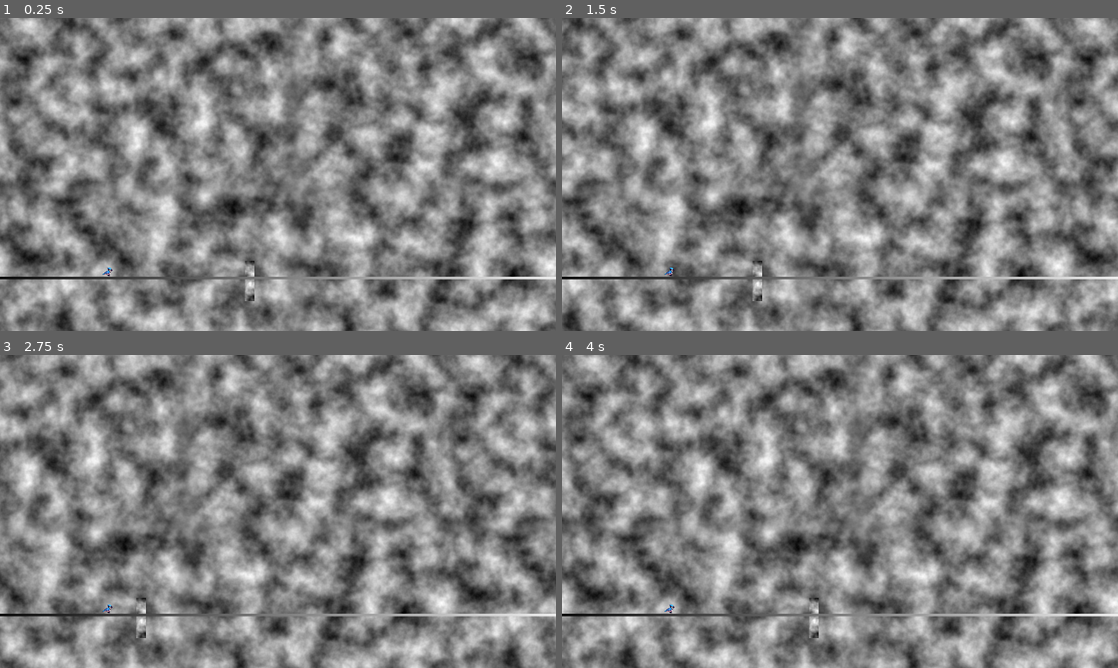
Above: before the commit, frames 1-4 (two rows, left to right).
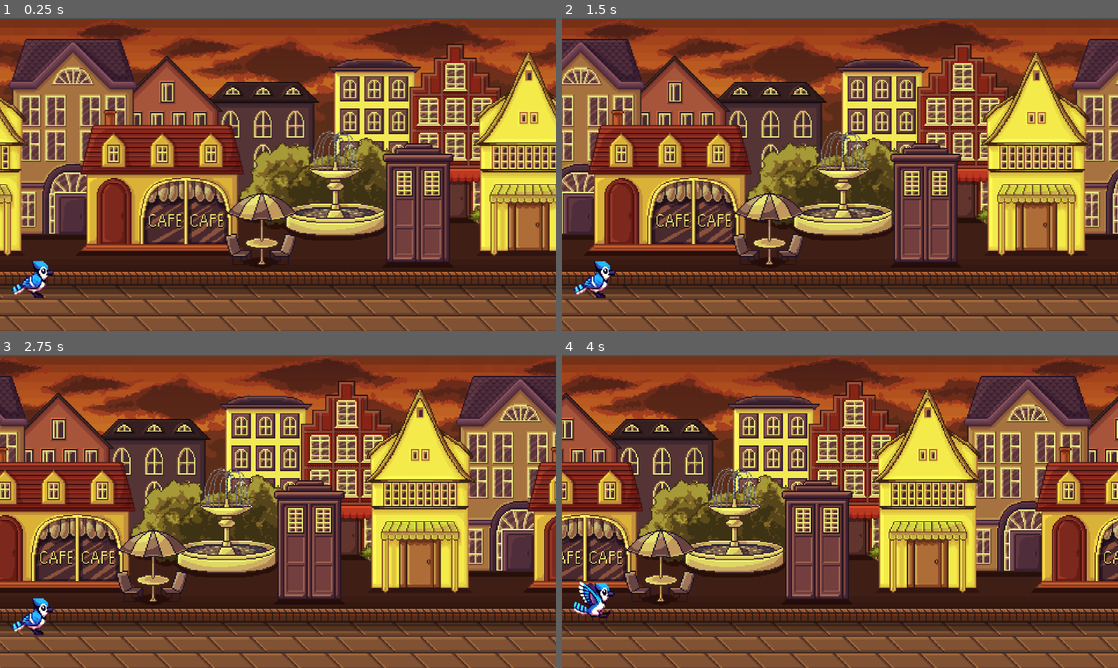
Above: after the commit, the same moments.

Repository: reddign/gamers
Game: Godot game, scene res://main.tscn
The game is run twice, just before and just after one commit, with the same random seed, the same clock (stepped at 60 frames per second) and the same inputs.
Inputs:
- Up to frame 1 (0.25 s): no input
- Up to frame 2 (1.5 s): tap Enter (ui_accept) at 0.5, 0.77 s
- Up to frame 3 (2.75 s): tap Enter (ui_accept) at 1.52 s
- Up to frame 4 (4 s): tap Enter (ui_accept) at 3.02, 3.77 s

The runs differ from the first frame. In frame 1, 99% of the frame differs, in the area x 0-100%, y 0-100%; in frame 2, 99%; in frame 3, 99%; in frame 4, 99%.

Commit message:
adjust start screen, add cat and background in godot, add todos

Diff:
--- a/web_src/games/jayrunner/jayrunner_src/Jay.gd
+++ b/web_src/games/jayrunner/jayrunner_src/Jay.gd
@@ -2,7 +2,7 @@
 
 
 const SPEED = 300.0
-const JUMP_VELOCITY = -400.0
+const JUMP_VELOCITY = -750.0
 
 var game_over = false
 
--- a/web_src/games/jayrunner/jayrunner_src/Obstacles.tscn
+++ b/web_src/games/jayrunner/jayrunner_src/Obstacles.tscn
@@ -1,29 +1,38 @@
 [gd_scene load_steps=6 format=3 uid="uid://bvxcamevtingt"]
 
 [ext_resource type="Script" path="res://obstacle.gd" id="1_njla2"]
+[ext_resource type="Texture2D" uid="uid://cv27qtnjwsdt0" path="res://images/cat1.png" id="2_06qgb"]
+[ext_resource type="Texture2D" uid="uid://bv3j3bpcxr5bd" path="res://images/cat2.png" id="3_57maj"]
 
 [sub_resource type="RectangleShape2D" id="RectangleShape2D_pscy1"]
-size = Vector2(20, 88)
+size = Vector2(146, 113)
 
-[sub_resource type="Gradient" id="Gradient_s0xv6"]
-
-[sub_resource type="FastNoiseLite" id="FastNoiseLite_wveoc"]
-
-[sub_resource type="NoiseTexture2D" id="NoiseTexture2D_0mvop"]
-width = 22
-height = 92
-color_ramp = SubResource("Gradient_s0xv6")
-noise = SubResource("FastNoiseLite_wveoc")
+[sub_resource type="SpriteFrames" id="SpriteFrames_5bwum"]
+animations = [{
+"frames": [{
+"duration": 2.0,
+"texture": ExtResource("2_06qgb")
+}, {
+"duration": 2.0,
+"texture": ExtResource("3_57maj")
+}],
+"loop": true,
+"name": &"1",
+"speed": 5.0
+}]
 
 [node name="obstacle" type="Area2D"]
 script = ExtResource("1_njla2")
 
 [node name="CollisionShape2D" type="CollisionShape2D" parent="."]
-position = Vector2(0, -44)
+position = Vector2(17, -56.5)
 shape = SubResource("RectangleShape2D_pscy1")
 
-[node name="Sprite2D" type="Sprite2D" parent="."]
-position = Vector2(0, -43.645)
-texture = SubResource("NoiseTexture2D_0mvop")
+[node name="cat2D" type="AnimatedSprite2D" parent="."]
+position = Vector2(16.1155, -57.2275)
+scale = Vector2(0.422197, 0.45418)
+sprite_frames = SubResource("SpriteFrames_5bwum")
+animation = &"1"
+frame_progress = 0.712884
 
 [connection signal="body_entered" from="." to="." method="_on_body_entered"]
--- a/web_src/games/jayrunner/jayrunner_src/main.tscn
+++ b/web_src/games/jayrunner/jayrunner_src/main.tscn
@@ -6,9 +6,10 @@
 [ext_resource type="Texture2D" uid="uid://b786mgcc2388j" path="res://images/bluejayjump.png" id="3_onwaf"]
 [ext_resource type="Script" path="res://js_object.gd" id="4_r5d0f"]
 [ext_resource type="Texture2D" uid="uid://hnj3tv2hvu3e" path="res://images/bluejaywalk.png" id="4_rhjdu"]
+[ext_resource type="Texture2D" uid="uid://bx77t1kuiew36" path="res://images/City4.png" id="6_nrtjp"]
 
 [sub_resource type="RectangleShape2D" id="RectangleShape2D_eokgw"]
-size = Vector2(10, 20)
+size = Vector2(41, 37)
 
 [sub_resource type="SpriteFrames" id="SpriteFrames_f3h2s"]
 animations = [{
@@ -32,50 +33,36 @@
 [sub_resource type="RectangleShape2D" id="RectangleShape2D_qjn3n"]
 size = Vector2(255.839, 10.6369)
 
-[sub_resource type="Gradient" id="Gradient_e4r16"]
-
-[sub_resource type="GradientTexture1D" id="GradientTexture1D_c2uvd"]
-gradient = SubResource("Gradient_e4r16")
-
-[sub_resource type="FastNoiseLite" id="FastNoiseLite_4d2sx"]
-
-[sub_resource type="NoiseTexture2D" id="NoiseTexture2D_vxr7e"]
-width = 1280
-height = 720
-seamless = true
-noise = SubResource("FastNoiseLite_4d2sx")
-
 [node name="Main" type="Node2D"]
 script = ExtResource("1_p11g3")
 
 [node name="Jay" type="CharacterBody2D" parent="."]
-position = Vector2(248, 584)
+position = Vector2(49, 685)
+scale = Vector2(2.36, 2.40001)
 script = ExtResource("1_x1awb")
 
 [node name="CollisionShape2D" type="CollisionShape2D" parent="Jay"]
-position = Vector2(-1, 0)
+position = Vector2(11, -33)
 shape = SubResource("RectangleShape2D_eokgw")
 
 [node name="AnimatedSprite2D" type="AnimatedSprite2D" parent="Jay"]
-position = Vector2(-1, -0.125)
-scale = Vector2(0.095, 0.095)
+position = Vector2(9.99999, -33)
+scale = Vector2(0.1715, 0.1675)
 sprite_frames = SubResource("SpriteFrames_f3h2s")
-animation = &"jump"
+animation = &"walk"
 
 [node name="Area2D" type="StaticBody2D" parent="."]
 position = Vector2(657.77, 598)
 scale = Vector2(5.615, 5.615)
 
 [node name="CollisionShape2D" type="CollisionShape2D" parent="Area2D"]
-position = Vector2(0.106155, 4.68153)
+position = Vector2(4.31522, 14.2475)
 shape = SubResource("RectangleShape2D_qjn3n")
 
-[node name="Sprite2D" type="Sprite2D" parent="Area2D"]
-z_index = 1
-texture = SubResource("GradientTexture1D_c2uvd")
-
-[node name="Obstacles" parent="." instance=ExtResource("1_vh1nm")]
-position = Vector2(612, 649)
+[node name="Obstacles" parent="Area2D" instance=ExtResource("1_vh1nm")]
+position = Vector2(-8.32948, 9.08281)
+rotation = 0.00615358
+scale = Vector2(0.178094, 0.178094)
 
 [node name="ParallaxBackground" type="ParallaxBackground" parent="."]
 
@@ -84,12 +71,15 @@
 
 [node name="Background" type="TextureRect" parent="ParallaxBackground/ParallaxLayer"]
 texture_repeat = 2
-offset_right = 1280.0
-offset_bottom = 720.0
-texture = SubResource("NoiseTexture2D_vxr7e")
+offset_left = -35.0
+offset_top = 3.0
+offset_right = 1245.0
+offset_bottom = 723.0
+texture = ExtResource("6_nrtjp")
+expand_mode = 3
 
 [node name="JSObject" type="Node" parent="."]
 script = ExtResource("4_r5d0f")
 
-[connection signal="end_game" from="Obstacles" to="." method="_on_obstacles_end_game"]
-[connection signal="end_game" from="Obstacles" to="Jay" method="_on_obstacles_end_game"]
+[connection signal="end_game" from="Area2D/Obstacles" to="." method="_on_obstacles_end_game"]
+[connection signal="end_game" from="Area2D/Obstacles" to="Jay" method="_on_obstacles_end_game"]
--- a/web_src/games/jayrunner/jayrunner_src/obstacle.gd
+++ b/web_src/games/jayrunner/jayrunner_src/obstacle.gd
@@ -6,6 +6,7 @@
 
 func _ready():
 	position.x = 600
+	$cat2D.play()
 
 func _process(delta):
 	if not game_over:
Binary file added: web_src/games/jayrunner/jayrunner_src/images/City4.png
Not shown, added: web_src/games/jayrunner/jayrunner_src/images/City4.png.import
Binary file added: web_src/games/jayrunner/jayrunner_src/images/Scattered Clouds Sky.png
Not shown, added: web_src/games/jayrunner/jayrunner_src/images/Scattered Clouds Sky.png.import
Binary file added: web_src/games/jayrunner/jayrunner_src/images/background.png
Not shown, added: web_src/games/jayrunner/jayrunner_src/images/background.png.import
Binary file added: web_src/games/jayrunner/jayrunner_src/images/cat1.png
Not shown, added: web_src/games/jayrunner/jayrunner_src/images/cat1.png.import
Binary file added: web_src/games/jayrunner/jayrunner_src/images/cat2.png
Not shown, added: web_src/games/jayrunner/jayrunner_src/images/cat2.png.import
Not shown, added: web_src/games/jayrunner/jayrunner_src/images/cat3.png.import
Not shown: 1 places in web_src/games/jayrunner/jayrunner_src/main.tscn that only renumber resources
(and 9 more such lines)
